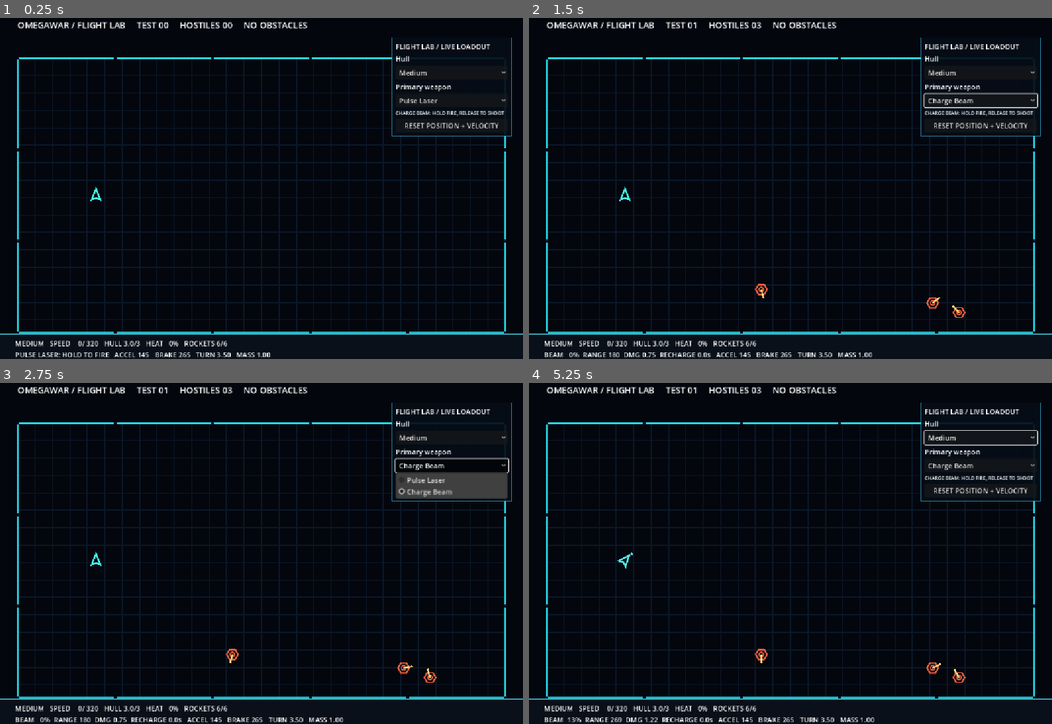
Above: before the commit, frames 1-4 (two rows, left to right).
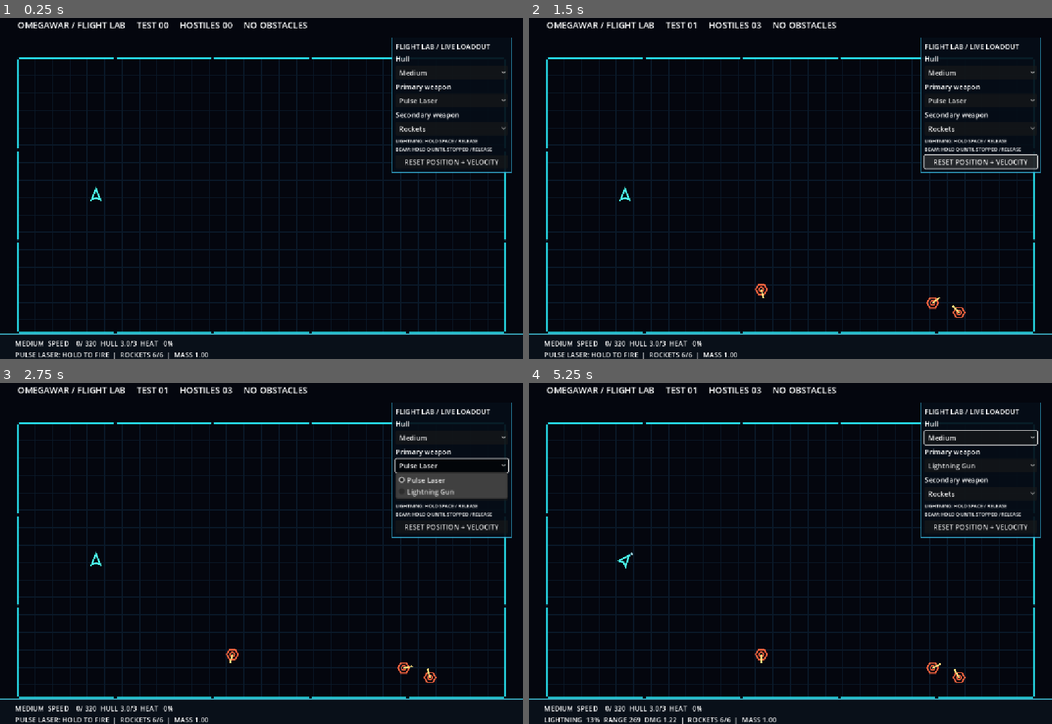
Above: after the commit, the same moments.

Repository: Jonty303/Project-OmegaWar
Game: Godot game, scene res://scenes/flight_test.tscn
Two runs of this game, one before a commit and one after it. Both use one fixed random seed, a clock stepped at 60 frames per second and the inputs below.
Inputs (mouse positions are in pixels of both pictures, inside the frame that each line leads up to):
- Up to frame 1 (0.25 s): no input
- Up to frame 2 (1.5 s): click "Pulse Laser" at 0.5 s; click "RESET POSITION + VELOCITY" at 1.25 s
- Up to frame 3 (2.75 s): click (449, 464) at 2 s, where only the run before the commit has a clickable "Charge Beam"
- Up to frame 4 (5.25 s): click (978, 492) at 2.75 s, where only the run after the commit has a clickable "Rockets"; click (978, 464) at 3.5 s, where only the run after the commit has a clickable "Lightning Gun"; click "Medium" at 4.25 s; tap Enter (ui_accept) at 5 s; move the mouse to (905, 533) at 5.02 s; hold D (turn_right) from 5.03 s (still down); hold Space (fire) from 5.03 s (still down); click (905, 533) at 5.17 s

The runs differ from the first frame. In frame 1, 1.9% of the frame differs, in the area x 9-98%, y 27-100%; in frame 2, 3.2%, in the area x 3-98%, y 21-100%; in frame 3, 1.8%; in frame 4, 2.3%.
Error after the commit: Parse Error: Too many arguments for "minf()" call. Expected at most 2 but received 3. (res://scripts/serpentine_beam.gd:50)

Commit message:
Separate instant Lightning Gun primary from propulsive-drain bouncing Beam Cannon secondary

Diff:
--- a/scripts/game.gd
+++ b/scripts/game.gd
@@ -15,6 +15,8 @@
 const SoundBus = preload("res://scripts/sound_bus.gd")
 const ChargeBeam = preload("res://scripts/charge_beam.gd")
 const BeamEffect = preload("res://scripts/beam_effect.gd")
+const SerpentineCharge = preload("res://scripts/serpentine_charge.gd")
+const SerpentineBeam = preload("res://scripts/serpentine_beam.gd")
 
 var arena := Arena.new()
 var ship: Node2D
@@ -23,6 +25,7 @@
 var rockets: Array[Node2D] = []
 var homing_missiles: Array[Node2D] = []
 var effects: Array[Node2D] = []
+var serpentine_beams: Array[Node2D] = []
 var score := 0
 var wave := 0
 var wave_delay := 1.0
@@ -55,13 +58,17 @@
 # and its comprehensive smoke checks continue to use their old behaviour.
 var flight_test_mode := false
 const TEST_HULLS := ["Light", "Medium", "Heavy"]
-const TEST_WEAPONS := ["Pulse Laser", "Charge Beam"]
+const TEST_WEAPONS := ["Pulse Laser", "Lightning Gun"]
+const TEST_SECONDARIES := ["Rockets", "Beam Cannon"]
 var test_hull_index := 1
 var test_weapon_index := 0
+var test_secondary_index := 0
 var charge_beam := ChargeBeam.new()
+var serpentine_charge := SerpentineCharge.new()
 var test_controls_layer := CanvasLayer.new()
 var test_hull_picker := OptionButton.new()
 var test_weapon_picker := OptionButton.new()
+var test_secondary_picker := OptionButton.new()
 const DIFFICULTY_PROJECTILE_FACTOR := 1.05
 const DIFFICULTY_HEALTH_STEP := 0.5
 
@@ -228,7 +235,7 @@
 	add_child(test_controls_layer)
 	var panel := PanelContainer.new()
 	panel.position = Vector2(899, 63)
-	panel.custom_minimum_size = Vector2(276, 155)
+	panel.custom_minimum_size = Vector2(276, 195)
 	var style := StyleBoxFlat.new()
 	style.bg_color = Color(0.02, 0.05, 0.09, 0.92)
 	style.border_color = Color(0.20, 0.65, 0.80, 0.8)
@@ -256,8 +263,15 @@
 		test_weapon_picker.add_item(weapon_name)
 	test_weapon_picker.select(test_weapon_index)
 	column.add_child(test_weapon_picker)
+	var secondary_label := Label.new()
+	secondary_label.text = "Secondary weapon"
+	column.add_child(secondary_label)
+	for secondary_name in TEST_SECONDARIES:
+		test_secondary_picker.add_item(secondary_name)
+	test_secondary_picker.select(test_secondary_index)
+	column.add_child(test_secondary_picker)
 	var tip := Label.new()
-	tip.text = "CHARGE BEAM: HOLD FIRE, RELEASE TO SHOOT"
+	tip.text = "LIGHTNING: HOLD SPACE / RELEASE\nBEAM: HOLD Q UNTIL STOPPED / RELEASE"
 	tip.add_theme_font_size_override("font_size", 11)
 	column.add_child(tip)
 	var reset_motion := Button.new()
@@ -266,6 +280,7 @@
 	column.add_child(reset_motion)
 	test_hull_picker.item_selected.connect(change_test_hull)
 	test_weapon_picker.item_selected.connect(change_test_weapon)
+	test_secondary_picker.item_selected.connect(change_test_secondary)
 
 func change_test_hull(index: int) -> void:
 	test_hull_index = index
@@ -281,6 +296,17 @@
 		ship.queue_redraw()
 	update_hud()
 
+func change_test_secondary(index: int) -> void:
+	if index < 0 or index >= TEST_SECONDARIES.size():
+		return
+	test_secondary_index = index
+	serpentine_charge.reset()
+	if is_instance_valid(ship):
+		ship.heavy_charge_fraction = -1.0
+		ship.beam_charge_visual = 0.0
+		ship.queue_redraw()
+	update_hud()
+
 func apply_flight_test_loadout() -> void:
 	if not flight_test_mode or not is_instance_valid(ship):
 		return
@@ -295,6 +321,8 @@
 	ship.rotation = 0.0
 	ship.invulnerable = 2.0
 	charge_beam.reset()
+	serpentine_charge.reset()
+	ship.heavy_charge_fraction = -1.0
 	ship.beam_charge_visual = 0.0
 	ship.queue_redraw()
 	update_hud()
@@ -390,13 +418,15 @@
 
 func reset() -> void:
 	charge_beam.reset()
-	for entity in enemies + shots + rockets + homing_missiles + effects:
+	serpentine_charge.reset()
+	for entity in enemies + shots + rockets + homing_missiles + effects + serpentine_beams:
 		entity.free()
 	enemies.clear()
 	shots.clear()
 	rockets.clear()
 	homing_missiles.clear()
 	effects.clear()
+	serpentine_beams.clear()
 	arena.reset_flashes()
 	arena.reset_asteroids()
 	arena.set_drone_bodies(enemies)
@@ -493,21 +523,28 @@
 		update_hud()
 		return
 	arena.pull_body(ship, delta)
+	var beam_held: bool = flight_test_mode and test_secondary_index == 1 and Input.is_action_pressed("fire_secondary")
+	var drawing_power: bool = flight_test_mode and test_secondary_index == 1 and (serpentine_charge.charging or (beam_held and serpentine_charge.cooldown <= 0.0))
+	ship.heavy_charge_fraction = minf(1.0, serpentine_charge.fraction() + delta / SerpentineCharge.CHARGE_DURATION) if drawing_power else -1.0
 	ship.step(delta, arena)
-	if flight_test_mode and test_weapon_index == 1:
-		var release: Dictionary = charge_beam.advance(delta, Input.is_action_pressed("fire"))
-		ship.beam_charge_visual = charge_beam.charge_fraction() if charge_beam.charging else 0.0
-		ship.queue_redraw()
-		if not release.is_empty():
-			fire_charged_beam(release)
-	elif Input.is_action_pressed("fire"):
-		var volley: Array[Dictionary] = ship.weapon.fire(ship.position, Vector2.UP.rotated(ship.rotation))
-		if not volley.is_empty():
-			ship.fired_primary()
-			sound_bus.play("pulse")
-		for shot in volley:
-			spawn_shot(shot.position, shot.velocity, false, shot.damage, shot.max_range, shot.radius)
-	if Input.is_action_just_pressed("fire_secondary"):
+	if flight_test_mode and test_secondary_index == 1:
+		if serpentine_charge.advance(delta, beam_held, ship.velocity.length()):
+			fire_serpentine_beam()
+	if not drawing_power:
+		if flight_test_mode and test_weapon_index == 1:
+			var release: Dictionary = charge_beam.advance(delta, Input.is_action_pressed("fire"))
+			if not release.is_empty():
+				fire_charged_beam(release)
+		elif Input.is_action_pressed("fire"):
+			var volley: Array[Dictionary] = ship.weapon.fire(ship.position, Vector2.UP.rotated(ship.rotation))
+			if not volley.is_empty():
+				ship.fired_primary()
+				sound_bus.play("pulse")
+			for shot in volley:
+				spawn_shot(shot.position, shot.velocity, false, shot.damage, shot.max_range, shot.radius)
+	ship.beam_charge_visual = serpentine_charge.fraction() if drawing_power else (charge_beam.charge_fraction() if flight_test_mode and test_weapon_index == 1 and charge_beam.charging else 0.0)
+	ship.queue_redraw()
+	if (not flight_test_mode or test_secondary_index == 0) and Input.is_action_just_pressed("fire_secondary"):
 		fire_player_rocket()
 	for enemy in enemies:
 		arena.pull_body(enemy, delta)
@@ -527,6 +564,7 @@
 	step_shots(delta)
 	step_rockets(delta)
 	step_homing_missiles(delta)
+	step_serpentine_beams(delta)
 	self_destruct_orphaned_repair_bots()
 	# Weapon knockback and ramming can add impulses after ship.step.
 	ship.enforce_speed_limit()
@@ -806,6 +844,7 @@
 			missile.queue_redraw()
 
 func fire_charged_beam(spec: Dictionary) -> void:
+	# Lightning Gun: a single instantaneous, non-bouncing flash on release.
 	# Apply damage once, along a zero-travel-time ray. Its world-space
 	# endpoint is clipped to the first wall or asteroid before hit tests.
 	if not flight_test_mode or not is_instance_valid(ship):
@@ -840,6 +879,51 @@
 		spawn_debris(closest, Color(0.62, 0.91, 1.0), 0.72, 6, 0.26)
 		if destroyed:
 			defeat_enemy(index)
+
+
+func fire_serpentine_beam() -> void:
+	# Beam Cannon: the charging ship must have come to a halt. The released
+	# filament travels and grows over time, reflects, then fades after range.
+	if not flight_test_mode or test_secondary_index != 1 or not is_instance_valid(ship):
+		return
+	var heading: Vector2 = Vector2.UP.rotated(ship.rotation)
+	var muzzle: Vector2 = ship.position + heading * (ship.collision_radius + 4.0)
+	if arena.blocked(muzzle, 1.0):
+		return
+	var filament := SerpentineBeam.new()
+	filament.configure(muzzle, heading)
+	serpentine_beams.append(filament)
+	add_child(filament)
+	ship.heat = minf(ship.MAX_HEAT, ship.heat + 55.0)
+	sound_bus.play("beam")
+
+func step_serpentine_beams(delta: float) -> void:
+	for i in range(serpentine_beams.size() - 1, -1, -1):
+		var filament = serpentine_beams[i]
+		var segments: Array[Dictionary] = filament.advance(delta, arena)
+		for segment in segments:
+			var from: Vector2 = segment["from"]
+			var to: Vector2 = segment["to"]
+			for j in range(enemies.size() - 1, -1, -1):
+				var enemy = enemies[j]
+				var id: int = enemy.get_instance_id()
+				if filament.hit_targets.has(id):
+					continue # A beam only damages an enemy once, not each frame.
+				var closest: Vector2 = Geometry2D.get_closest_point_to_segment(enemy.position, from, to)
+				var reach: float = enemy.COLLISION_RADIUS + filament.WIDTH * 0.5
+				if enemy.position.distance_squared_to(closest) > reach * reach:
+					continue
+				filament.hit_targets[id] = true
+				var direction: Vector2 = (to - from).normalized()
+				enemy.velocity += direction * 65.0
+				var destroyed: bool = enemy.take_damage(filament.DAMAGE)
+				notify_drones_of_hit(enemy, direction)
+				spawn_debris(closest, Color(0.5, 0.88, 1.0), 0.95, 8, 0.28)
+				if destroyed:
+					defeat_enemy(j)
+		if filament.expired():
+			serpentine_beams.remove_at(i)
+			filament.queue_free()
 
 
 func fire_player_rocket() -> void:
@@ -1098,17 +1182,21 @@
 		hud.text = "OMEGAWAR / FLIGHT LAB     TEST %02d     HOSTILES %02d     NO OBSTACLES" % [wave, enemies.size()]
 		var weapon_display := "PULSE LASER: HOLD TO FIRE"
 		if test_weapon_index == 1:
-			var beam_stats: Dictionary = ChargeBeam.spec_for(charge_beam.charge_time)
-			weapon_display = "BEAM %3.0f%%  RANGE %3.0f  DMG %.2f  RECHARGE %.1fs" % [
-				charge_beam.charge_fraction() * 100.0, float(beam_stats["length"]),
-				float(beam_stats["damage"]), charge_beam.cooldown
+			var lightning_stats: Dictionary = ChargeBeam.spec_for(charge_beam.charge_time)
+			weapon_display = "LIGHTNING %3.0f%%  RANGE %3.0f  DMG %.2f" % [
+				charge_beam.charge_fraction() * 100.0, float(lightning_stats["length"]), float(lightning_stats["damage"])
 			]
-		status_hud.text = "%s   SPEED %4.0f/%4.0f   HULL %.1f/%.0f   HEAT %3.0f%%   ROCKETS %d/%d\n%s   ACCEL %3.0f   BRAKE %3.0f   TURN %.2f   MASS %.2f" % [
+		var secondary_display := "ROCKETS %d/%d" % [ship.secondary.ammo, ship.secondary.MAX_AMMO]
+		if test_secondary_index == 1:
+			secondary_display = "BEAM CANNON %3.0f%%  %s  CD %.1fs" % [
+				serpentine_charge.fraction() * 100.0,
+				"READY / RELEASE" if serpentine_charge.ready(ship.velocity.length()) else "HOLD Q TO STOP",
+				serpentine_charge.cooldown
+			]
+		status_hud.text = "%s  SPEED %4.0f/%4.0f  HULL %.1f/%.0f  HEAT %3.0f%%\n%s  |  %s  |  MASS %.2f" % [
 			ship.profile_name.to_upper(), ship.velocity.length(), ship.speed_limit,
 			ship.hull, ship.max_hull, ship.heat / ship.MAX_HEAT * 100.0,
-			ship.secondary.ammo, ship.secondary.MAX_AMMO, weapon_display,
-			ship.acceleration * ship.thrust_multiplier, ship.braking,
-			ship.rotation_speed, ship.mass
+			weapon_display, secondary_display, ship.mass
 		]
 	if dying or paused or game_over or bonus_active:
 		banner.text = ""
